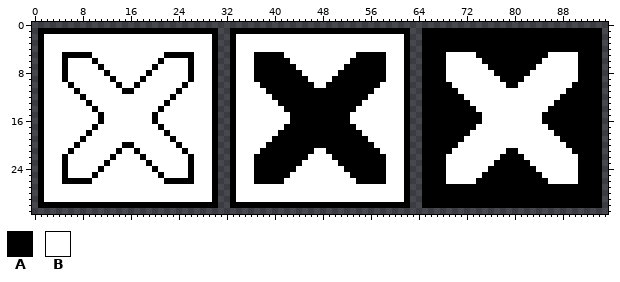
File history of a pixel-art file, assets/gui/close_button.aseprite. The picture above is the old version.
96x32 pixels, 1 frame.
Visible layers, top first: "Layer 2", "Layer 1".
Palette (. is transparent): A #000000  B #ffffff
Pixels before (only the part around the change), first column x 0:
 0 ................................................................................................
 1 .AAAAAAAAAAAAAAAAAAAAAAAAAAAAAA..AAAAAAAAAAAAAAAAAAAAAAAAAAAAAA..AAAAAAAAAAAAAAAAAAAAAAAAAAAAAA.
 2 .ABBBBBBBBBBBBBBBBBBBBBBBBBBBBA..ABBBBBBBBBBBBBBBBBBBBBBBBBBBBA..AAAAAAAAAAAAAAAAAAAAAAAAAAAAAA.
 3 .ABBBBBBBBBBBBBBBBBBBBBBBBBBBBA..ABBBBBBBBBBBBBBBBBBBBBBBBBBBBA..AAAAAAAAAAAAAAAAAAAAAAAAAAAAAA.
 4 .ABBBBBBBBBBBBBBBBBBBBBBBBBBBBA..ABBBBBBBBBBBBBBBBBBBBBBBBBBBBA..AAAAAAAAAAAAAAAAAAAAAAAAAAAAAA.
 5 .ABBBAAAAABBBBBBBBBBBBAAAAABBBA..ABBBAAAAABBBBBBBBBBBBAAAAABBBA..AAAABBBBBAAAAAAAAAAAABBBBBAAAA.
 6 .ABBBABBBBABBBBBBBBBBABBBBABBBA..ABBBAAAAAABBBBBBBBBBAAAAAABBBA..AAAABBBBBBAAAAAAAAAABBBBBBAAAA.
 7 .ABBBABBBBBABBBBBBBBABBBBBABBBA..ABBBAAAAAAABBBBBBBBAAAAAAABBBA..AAAABBBBBBBAAAAAAAABBBBBBBAAAA.
 8 .ABBBABBBBBBABBBBBBABBBBBBABBBA..ABBBAAAAAAAABBBBBBAAAAAAAABBBA..AAAABBBBBBBBAAAAAABBBBBBBBAAAA.
 9 .ABBBABBBBBBBABBBBABBBBBBBABBBA..ABBBAAAAAAAAABBBBAAAAAAAAABBBA..AAAABBBBBBBBBAAAABBBBBBBBBAAAA.
10 .ABBBBABBBBBBBABBABBBBBBBABBBBA..ABBBBAAAAAAAAABBAAAAAAAAABBBBA..AAAAABBBBBBBBBAABBBBBBBBBAAAAA.
11 .ABBBBBABBBBBBBAABBBBBBBABBBBBA..ABBBBBAAAAAAAAAAAAAAAAAABBBBBA..AAAAAABBBBBBBBBBBBBBBBBBAAAAAA.
12 .ABBBBBBABBBBBBBBBBBBBBABBBBBBA..ABBBBBBAAAAAAAAAAAAAAAABBBBBBA..AAAAAAABBBBBBBBBBBBBBBBAAAAAAA.
13 .ABBBBBBBABBBBBBBBBBBBABBBBBBBA..ABBBBBBBAAAAAAAAAAAAAABBBBBBBA..AAAAAAAABBBBBBBBBBBBBBAAAAAAAA.
14 .ABBBBBBBBABBBBBBBBBBABBBBBBBBA..ABBBBBBBBAAAAAAAAAAAABBBBBBBBA..AAAAAAAAABBBBBBBBBBBBAAAAAAAAA.
15 .ABBBBBBBBBABBBBBBBBABBBBBBBBBA..ABBBBBBBBBAAAAAAAAAABBBBBBBBBA..AAAAAAAAAABBBBBBBBBBAAAAAAAAAA.
16 .ABBBBBBBBBABBBBBBBBABBBBBBBBBA..ABBBBBBBBBAAAAAAAAAABBBBBBBBBA..AAAAAAAAAABBBBBBBBBBAAAAAAAAAA.
17 .ABBBBBBBBABBBBBBBBBBABBBBBBBBA..ABBBBBBBBAAAAAAAAAAAABBBBBBBBA..AAAAAAAAABBBBBBBBBBBBAAAAAAAAA.
18 .ABBBBBBBABBBBBBBBBBBBABBBBBBBA..ABBBBBBBAAAAAAAAAAAAAABBBBBBBA..AAAAAAAABBBBBBBBBBBBBBAAAAAAAA.
19 .ABBBBBBABBBBBBBBBBBBBBABBBBBBA..ABBBBBBAAAAAAAAAAAAAAAABBBBBBA..AAAAAAABBBBBBBBBBBBBBBBAAAAAAA.
20 .ABBBBBABBBBBBBAABBBBBBBABBBBBA..ABBBBBAAAAAAAAAAAAAAAAAABBBBBA..AAAAAABBBBBBBBBBBBBBBBBBAAAAAA.
21 .ABBBBABBBBBBBABBABBBBBBBABBBBA..ABBBBAAAAAAAAABBAAAAAAAAABBBBA..AAAAABBBBBBBBBAABBBBBBBBBAAAAA.
22 .ABBBABBBBBBBABBBBABBBBBBBABBBA..ABBBAAAAAAAAABBBBAAAAAAAAABBBA..AAAABBBBBBBBBAAAABBBBBBBBBAAAA.
23 .ABBBABBBBBBABBBBBBABBBBBBABBBA..ABBBAAAAAAAABBBBBBAAAAAAAABBBA..AAAABBBBBBBBAAAAAABBBBBBBBAAAA.
24 .ABBBABBBBBABBBBBBBBABBBBBABBBA..ABBBAAAAAAABBBBBBBBAAAAAAABBBA..AAAABBBBBBBAAAAAAAABBBBBBBAAAA.
25 .ABBBABBBBABBBBBBBBBBABBBBABBBA..ABBBAAAAAABBBBBBBBBBAAAAAABBBA..AAAABBBBBBAAAAAAAAAABBBBBBAAAA.
26 .ABBBAAAAABBBBBBBBBBBBAAAAABBBA..ABBBAAAAABBBBBBBBBBBBAAAAABBBA..AAAABBBBBAAAAAAAAAAAABBBBBAAAA.
27 .ABBBBBBBBBBBBBBBBBBBBBBBBBBBBA..ABBBBBBBBBBBBBBBBBBBBBBBBBBBBA..AAAAAAAAAAAAAAAAAAAAAAAAAAAAAA.
28 .ABBBBBBBBBBBBBBBBBBBBBBBBBBBBA..ABBBBBBBBBBBBBBBBBBBBBBBBBBBBA..AAAAAAAAAAAAAAAAAAAAAAAAAAAAAA.
29 .ABBBBBBBBBBBBBBBBBBBBBBBBBBBBA..ABBBBBBBBBBBBBBBBBBBBBBBBBBBBA..AAAAAAAAAAAAAAAAAAAAAAAAAAAAAA.
30 .AAAAAAAAAAAAAAAAAAAAAAAAAAAAAA..AAAAAAAAAAAAAAAAAAAAAAAAAAAAAA..AAAAAAAAAAAAAAAAAAAAAAAAAAAAAA.
The result:
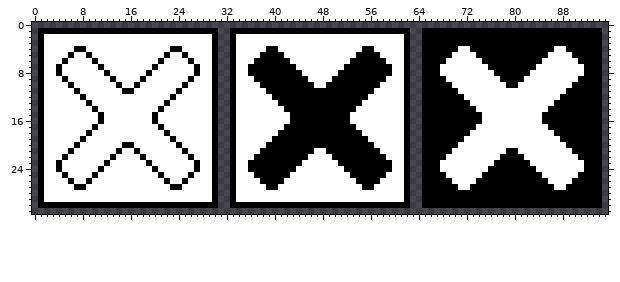
The exact change:
{"where": "layer \"Layer 2\""}
{"y":4,"x":7,"old":"BB","new":"AA"}
{"y":4,"x":23,"old":"BB","new":"AA"}
{"y":4,"x":39,"old":"BB","new":"AA"}
{"y":4,"x":55,"old":"BB","new":"AA"}
{"y":4,"x":71,"old":"AA","new":"BB"}
{"y":4,"x":87,"old":"AA","new":"BB"}
{"y":5,"x":5,"old":"A","new":"B"}
{"y":5,"x":7,"old":"AA","new":"BB"}
{"y":5,"x":23,"old":"AA","new":"BB"}
{"y":5,"x":26,"old":"A","new":"B"}
{"y":5,"x":37,"old":"A","new":"B"}
{"y":5,"x":58,"old":"A","new":"B"}
{"y":5,"x":69,"old":"B","new":"A"}
{"y":5,"x":90,"old":"B","new":"A"}
{"y":7,"x":4,"old":"BA","new":"AB"}
{"y":7,"x":26,"old":"AB","new":"BA"}
{"y":7,"x":36,"old":"B","new":"A"}
{"y":7,"x":59,"old":"B","new":"A"}
{"y":7,"x":68,"old":"A","new":"B"}
{"y":7,"x":91,"old":"A","new":"B"}
{"y":8,"x":4,"old":"BA","new":"AB"}
{"y":8,"x":26,"old":"AB","new":"BA"}
{"y":8,"x":36,"old":"B","new":"A"}
{"y":8,"x":59,"old":"B","new":"A"}
{"y":8,"x":68,"old":"A","new":"B"}
{"y":8,"x":91,"old":"A","new":"B"}
{"y":23,"x":4,"old":"BA","new":"AB"}
{"y":23,"x":26,"old":"AB","new":"BA"}
{"y":23,"x":36,"old":"B","new":"A"}
{"y":23,"x":59,"old":"B","new":"A"}
{"y":23,"x":68,"old":"A","new":"B"}
{"y":23,"x":91,"old":"A","new":"B"}
{"y":24,"x":4,"old":"BA","new":"AB"}
{"y":24,"x":26,"old":"AB","new":"BA"}
{"y":24,"x":36,"old":"B","new":"A"}
{"y":24,"x":59,"old":"B","new":"A"}
{"y":24,"x":68,"old":"A","new":"B"}
{"y":24,"x":91,"old":"A","new":"B"}
{"y":26,"x":5,"old":"A","new":"B"}
{"y":26,"x":7,"old":"AA","new":"BB"}
{"y":26,"x":23,"old":"AA","new":"BB"}
{"y":26,"x":26,"old":"A","new":"B"}
{"y":26,"x":37,"old":"A","new":"B"}
{"y":26,"x":58,"old":"A","new":"B"}
{"y":26,"x":69,"old":"B","new":"A"}
{"y":26,"x":90,"old":"B","new":"A"}
{"y":27,"x":7,"old":"BB","new":"AA"}
{"y":27,"x":23,"old":"BB","new":"AA"}
{"y":27,"x":39,"old":"BB","new":"AA"}
{"y":27,"x":55,"old":"BB","new":"AA"}
{"y":27,"x":71,"old":"AA","new":"BB"}
{"y":27,"x":87,"old":"AA","new":"BB"}
